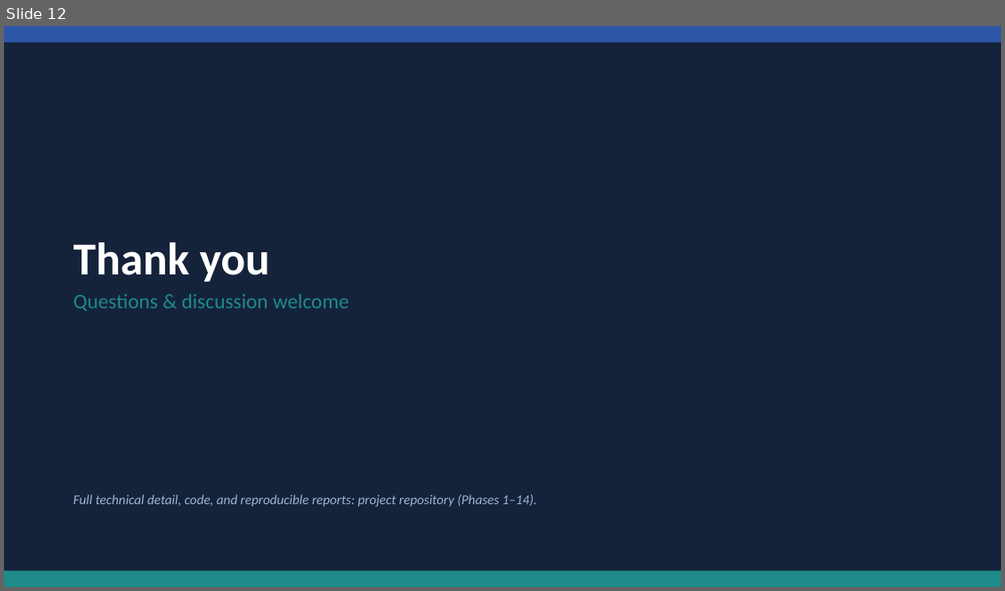
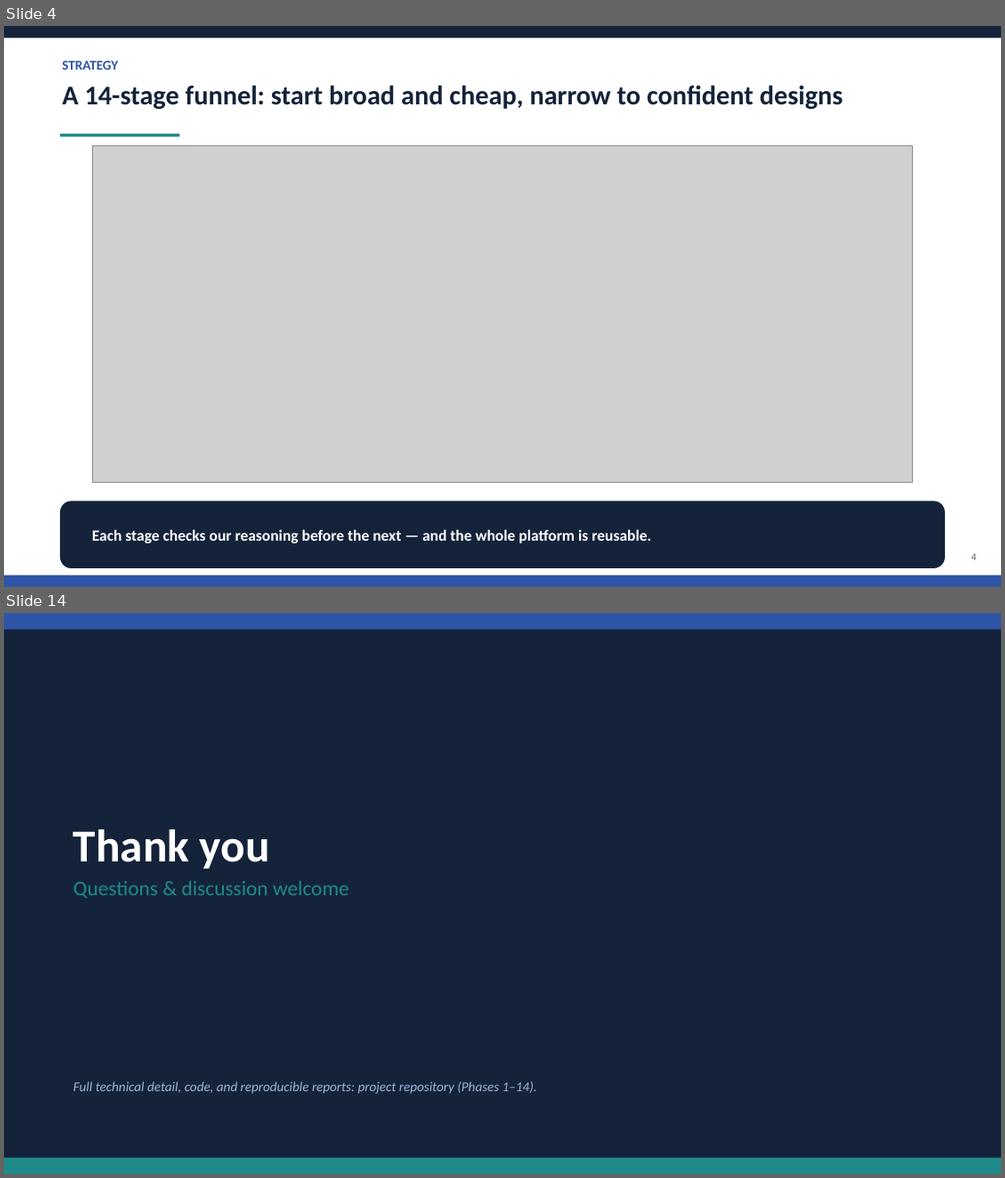
Before and after one commit to MrElss/Papulacandin, a slide deck: analysis/outputs/Papulacandin_promotion_report.pptx. Shown one above the other, each under a label of ours: slide 12 before the commit, slides 4 and 14 after it; the slides between them are not shown. The pictures are 1005x591 and 1005x1178 pixels, drawn with LibreOffice and Linux fonts; fonts in the diff are those of the drawing; grey boxes stand for pictures. Boxes give left, top, right and bottom in pixels: in the first picture for what was removed or moved away, otherwise in the second. Text is boxed around its words. In the diff, an @@ line names an element or a change of style, - is before the commit and + after.

```diff
--- a/analysis/outputs/Papulacandin_promotion_report.pptx
+++ b/analysis/outputs/Papulacandin_promotion_report.pptx
@@ slide 4 added at (x1=4, y1=26, x2=1001, y2=587), background #FFFFFF @@
@@ rectangle added at (x1=4, y1=26, x2=1001, y2=38), fill #14233A @@
@@ text added at (x1=62, y1=61, x2=118, y2=70), 13 pt, text #2F56A6, bold @@
+STRATEGY
@@ text added at (x1=62, y1=85, x2=843, y2=109), 26 pt, text #14233A, bold @@
+A 14-stage funnel: start broad and cheap, narrow to confident designs
@@ rectangle added at (x1=60, y1=134, x2=179, y2=136), fill #1F8A8A @@
@@ picture added at (x1=93, y1=145, x2=913, y2=483) @@
@@ rounded rectangle added at (x1=60, y1=501, x2=945, y2=568), fill #14233A @@
@@ text added at (x1=92, y1=529, x2=651, y2=543), 15 pt, text #FFFFFF, bold @@
+Each stage checks our reasoning before the next — and the whole platform is reusable.
@@ text added at (x1=971, y1=553, x2=977, y2=560), 10 pt, text #5B6472 @@
+4
@@ rectangle added at (x1=4, y1=575, x2=1001, y2=587), fill #2F56A6 @@
@@ what was slide 12 is now slide 14 @@
```
Also in this commit, not shown: 9 slides changed, 3 other slides added, 2 slides removed, 9 other files.
